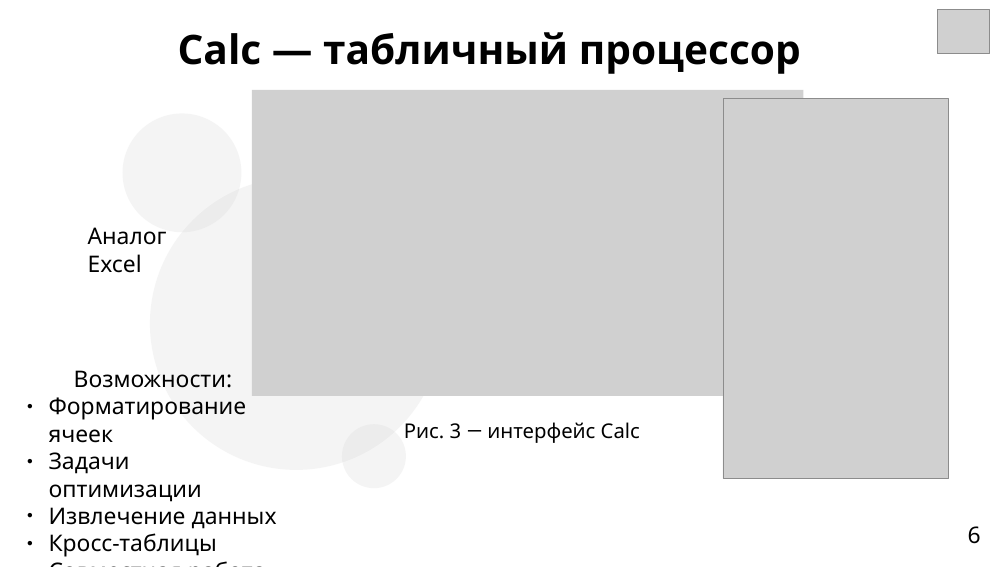
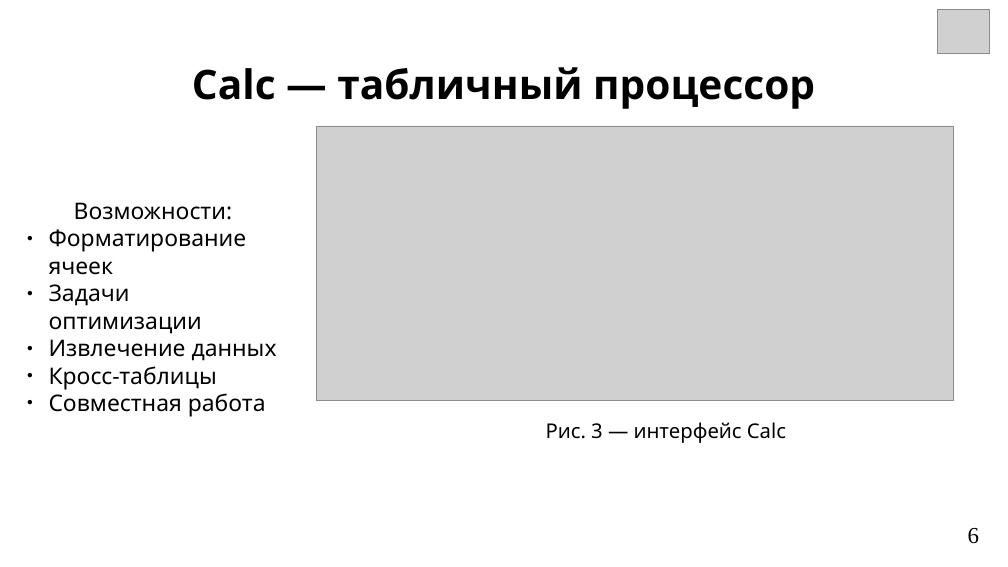
Before and after one commit to OksiGoroshek/digital-fundamentals, a slide deck: slide 6 of Documents/LibreOffice_review.odp. Drawn at 1008x567 pixels with LibreOffice and Linux fonts; fonts in the diff are those of the drawing; grey boxes stand for pictures; background and template pictures are left out. Boxes give left, top, right and bottom in pixels: in the first picture for what was removed or moved away, otherwise in the second. Text is boxed around its words. In the diff, an @@ line names an element or a change of style, - is before the commit and + after.

```diff
--- a/Documents/LibreOffice_review.odp
+++ b/Documents/LibreOffice_review.odp
@@ text "Calc — табличный процессор": place and size @@
-text "Calc — табличный процессор" at bbox=[178, 32, 801, 74]
+text "Calc — табличный процессор" at bbox=[192, 67, 815, 109]
@@ text "Calc — табличный процессор" at bbox=[192, 67, 815, 109]: vertical alignment middle to top @@
@@ ellipse removed at bbox=[123, 113, 241, 232] @@
@@ picture removed at bbox=[724, 98, 949, 478] @@
@@ picture: place and size @@
-picture at bbox=[252, 90, 804, 396]
+picture at bbox=[316, 126, 955, 402]
@@ ellipse removed at bbox=[150, 177, 443, 470] @@
@@ text "Возможности:" rewrapped from bbox=[49, 370, 277, 557] to bbox=[49, 202, 277, 417] @@
@@ text removed at bbox=[88, 227, 167, 273] @@
-Аналог Excel
@@ text "Рис. 3 ― интерфейс Calc": place and size @@
-text "Рис. 3 ― интерфейс Calc" at bbox=[404, 422, 640, 443]
+text "Рис. 3 ― интерфейс Calc" at bbox=[546, 422, 786, 443]
@@ text "Рис. 3 ― интерфейс Calc" at bbox=[546, 422, 786, 443]: font Roboto to Noto Sans in "―" @@
@@ ellipse removed at bbox=[342, 424, 406, 488] @@
@@ page number at bbox=[968, 528, 979, 544]: font Noto Sans to Times New Roman @@
```
Also in this commit, not shown: 11 other slides changed, 1 other file.
